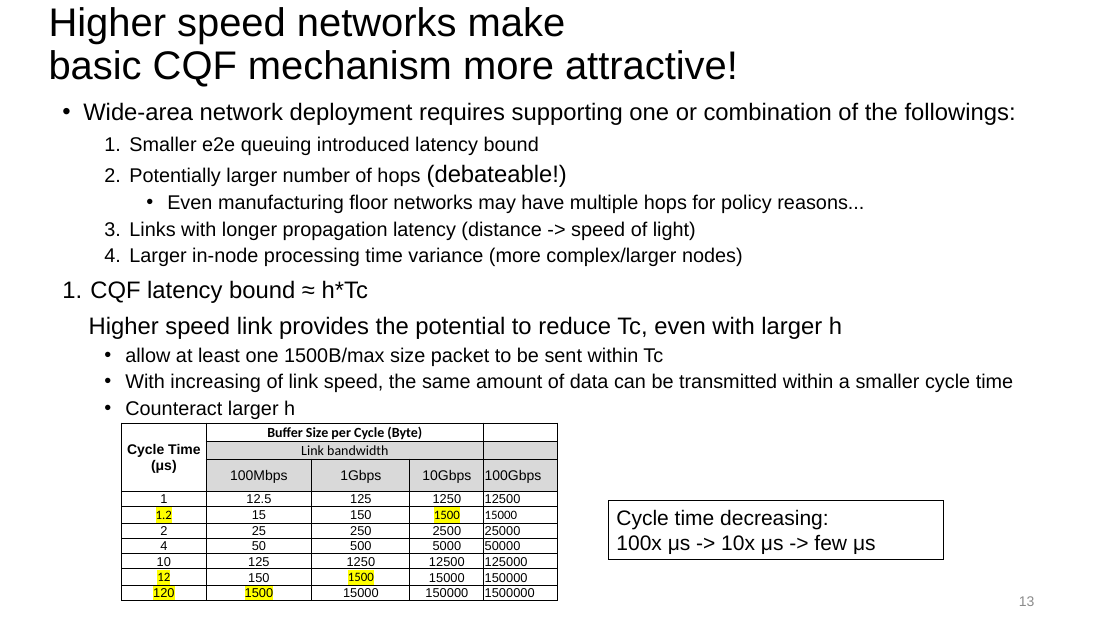
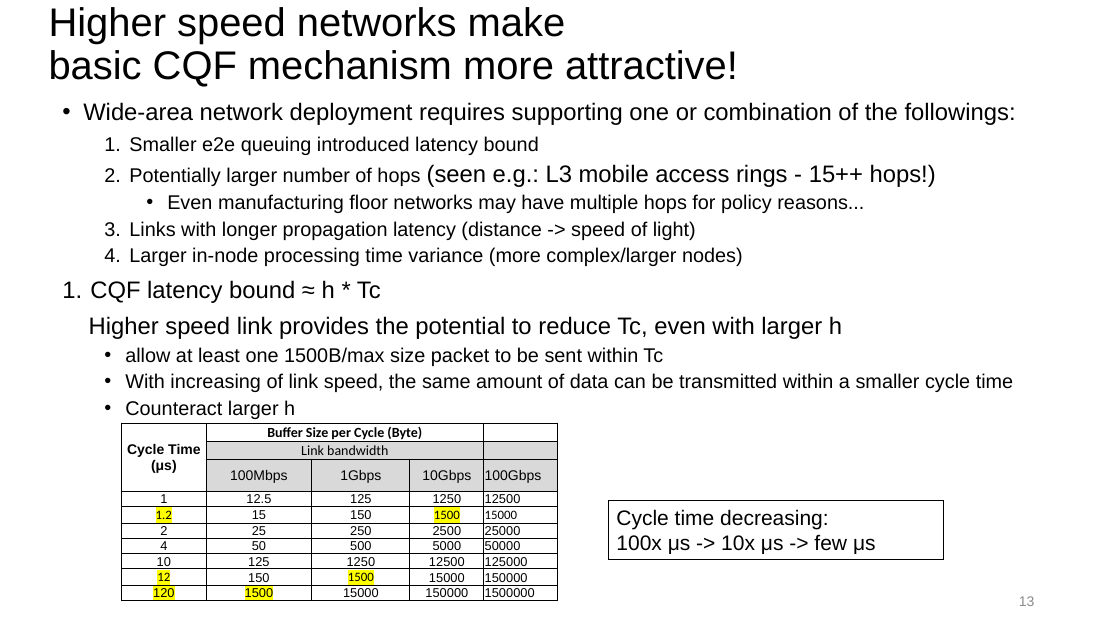
Before and after one commit to toerless/detnet, a slide deck: slide 13 of tcqf-slides.pptx. Drawn at 1120x630 pixels with LibreOffice and Linux fonts; fonts in the diff are those of the drawing. Boxes give left, top, right and bottom in pixels: in the first picture for what was removed or moved away, otherwise in the second. Text is boxed around its words. In the diff, an @@ line names an element or a change of style, - is before the commit and + after.

```diff
--- a/tcqf-slides.pptx
+++ b/tcqf-slides.pptx
@@ text at box(129, 164, 936, 187): text changed; size 17 to 20.4 pt @@
-  2. Potentially larger number of hops (debateable!)
+  2. Potentially larger number of hops (seen e.g.: L3 mobile access rings - 15++ hops!)
@@ text at box(90, 280, 381, 303): spaces changed @@
-1. CQF latency bound ≈ h*Tc
+1. CQF latency bound ≈ h * Tc
```
Also in this commit, not shown: 8 other slides changed, 5 slides added.
